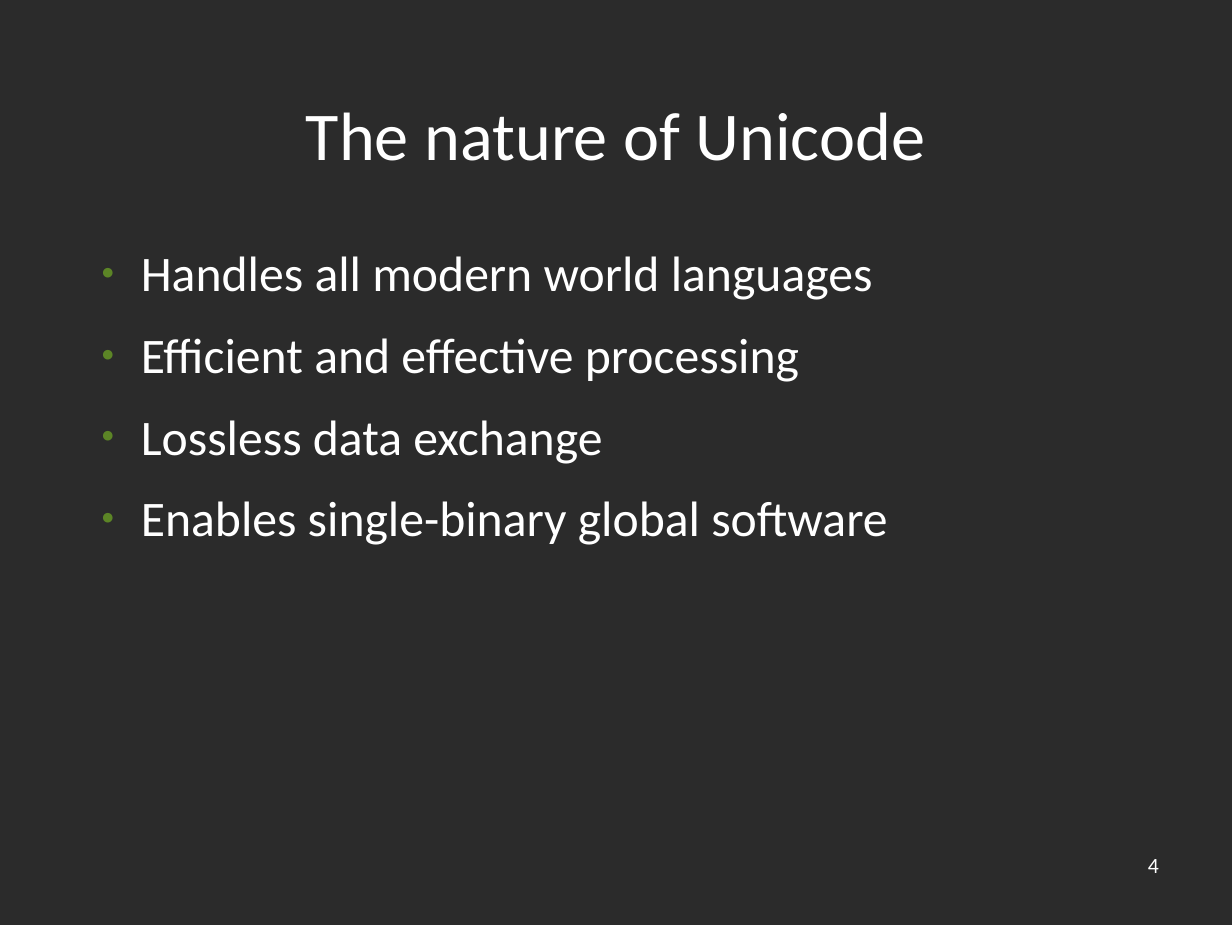
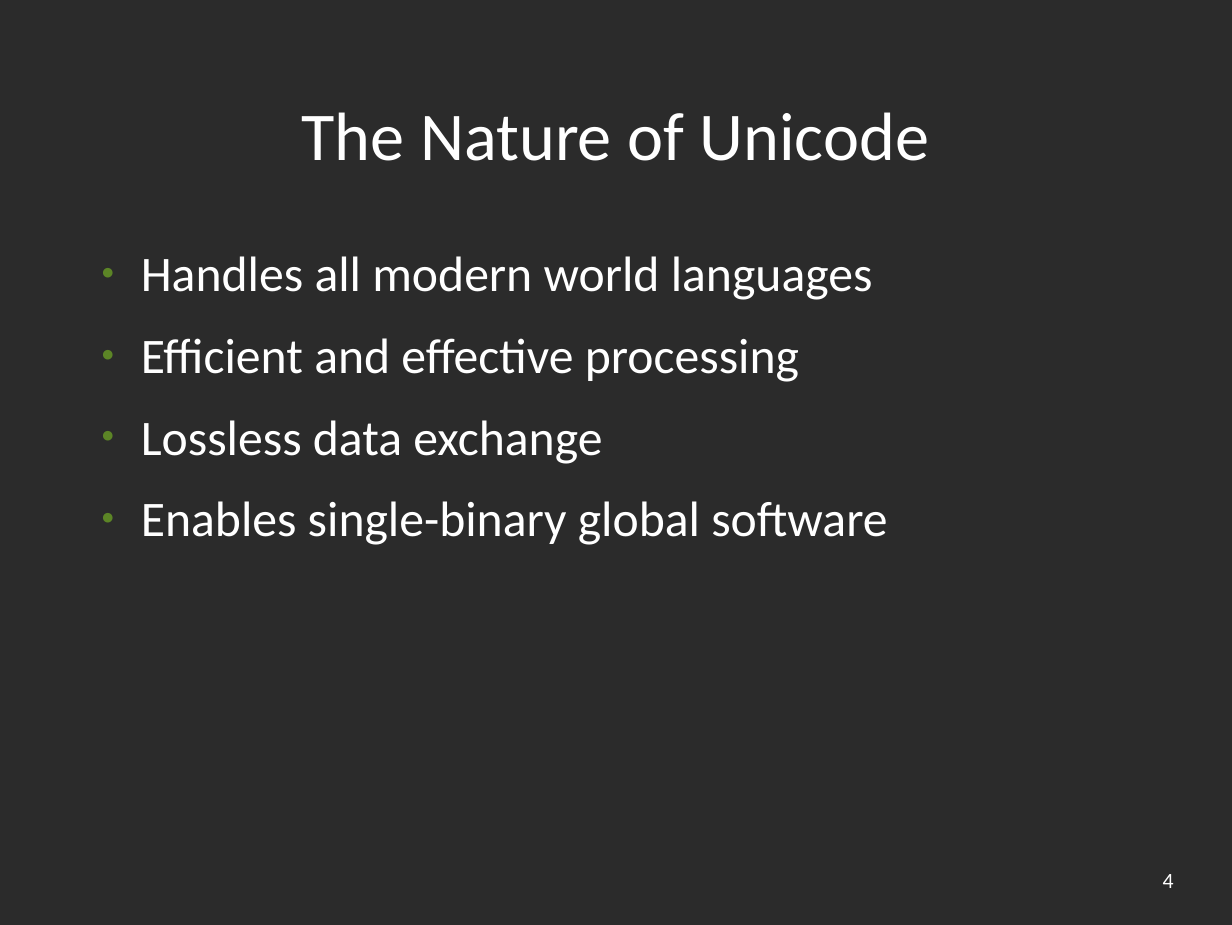
Before and after one commit to unicode-org/icu-docs, a slide deck: slide 4 of docs/pres/icu_overview.odp. Drawn at 1232x925 pixels with LibreOffice and Linux fonts; fonts in the diff are those of the drawing; background and template pictures are left out; a plain dark background stands for a picture behind light text. Boxes give left, top, right and bottom in pixels: in the first picture for what was removed or moved away, otherwise in the second. Text is boxed around its words. In the diff, an @@ line names an element or a change of style, - is before the commit and + after.

```diff
--- a/docs/pres/icu_overview.odp
+++ b/docs/pres/icu_overview.odp
@@ title at [302,112,929,161]: text changed @@
-The nature of Unicode
+The Nature of Unicode
@@ page number: place and size @@
-page number at [1148,859,1159,873]
+page number at [1163,874,1174,888]
```
Also in this commit, not shown: 26 other slides changed, 7 slides added, 1 other file.
